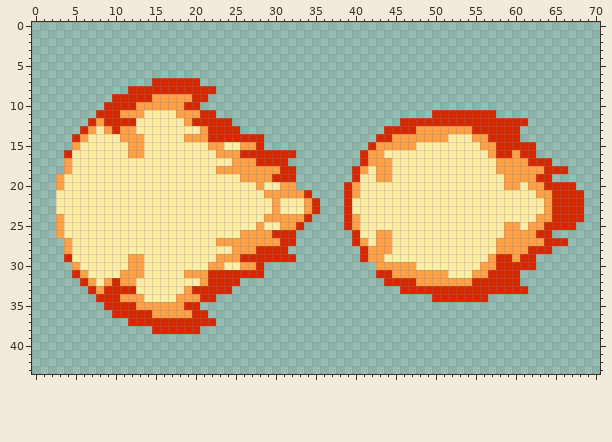
Two states of a sprite sheet, images/interactive-sprites/mario/ultimate-fireball-left.png. The picture above was drawn from the file before the commit.
The file is 71x44 pixels.
New version:
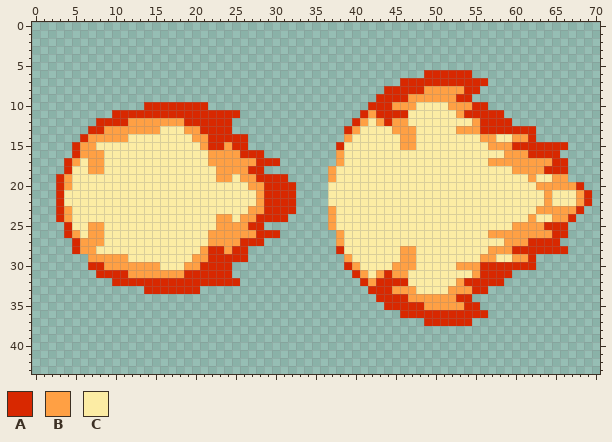
Palette (. is transparent): A #d82800  B #ffa044  C #fceca4
Change:
y 6: x 49..54 ...... -> AAAAAA
y 7: x 15..20 AAAAAA -> ......; x 46..56 ........... -> AAAAAAAAAAA
y 8: x 12..22 AAAAAAAAAAA -> ...........; x 44..55 ............ -> AAAAABBBBBAA
y 9: x 10..21 AAAAABBBBBAA -> ............; x 43..54 ............ -> AAAABBBBBBAA
y 10: x 9..18 AAAABBBBBB -> .....AAAAA; x 21 . -> A; x 42..56 ............... -> AAABBBCCCCBBBAA
y 11: x 8..9 AA -> ..; x 11..20 BBBCCCCBBB -> AAAAAAAAAA; x 23..25 ... -> AAA; x 41..53 .........AAAA -> ABAAAACCCCCCB; x 58 . -> A
y 12: x 7..8 AB -> .A; x 12..19 ACCCCCCB -> BBBBBBBA; x 40..55 ......AAAAAAAAAA -> ABCBABBCCCCCCCCB; x 60..61 AA -> ..
y 13: x 6..8 ABC -> .AA; x 10 A -> B; x 13..15 CCC -> BBB; x 19..21 CCB -> BBA; x 25 A -> .; x 39..52 .....AAAABBBBB -> ABCCCCBBBCCCCC; x 55 A -> B; x 61..62 .. -> AA
y 14: x 5..10 ABCCCC -> .ABBBB; x 12..13 BB -> CC; x 19 B -> C; x 27..28 AA -> ..; x 39..45 ....AAB -> BCCCCCC; x 48..51 BBBB -> CCCC; x 55 B -> C; x 57..62 AAAA.. -> BCCBBA
y 15: x 5..7 BCC -> ABB; x 12..13 BB -> CC; x 21..28 CBBCCBBA -> BAABAA..; x 38..45 ....ABBB -> ACCCCCCC; x 56 B -> C; x 58..59 AA -> BB; x 63..66 .... -> AAAA
y 16: x 4..8 ACCCC -> .ABBB; x 12..13 BB -> CC; x 22 C -> B; x 29..32 AAAA -> ....; x 38..43 ...ABB -> BCCCCC; x 57..59 BAA -> CCB; x 61 A -> B; x 63..65 ... -> AAA
y 17: x 4..5 BC -> AB; x 7..8 CC -> BB; x 22..24 CCC -> BBB; x 31 A -> .; x 38..44 ...ABBB -> BCCCCCC; x 57 C -> B; x 62..66 AAA.. -> BBBAA
y 18: x 4 B -> A; x 7..8 CC -> BB; x 27..32 BBBBAA -> AA....; x 37..41 ...AB -> BCCCC; x 43..44 BB -> CC; x 58..59 BB -> CC
y 19: x 3..4 BC -> AB; x 23..24 CC -> BB; x 28..29 BB -> AA; x 32 A -> .; x 37..40 ...A -> BCCC; x 43..44 BB -> CC; x 59..61 BBB -> CCC; x 63..66 AA.. -> CCBB
y 20: x 3..4 BC -> AB; x 27 C -> B; x 29..32 CCBB -> AAAA; x 37..40 ..AB -> CCCC; x 59..60 BB -> CC; x 62 B -> C; x 64..68 AAAA. -> BBBBA
y 21: x 3 C -> A; x 28..34 CBBBBBA -> BAAAA..; x 37..40 ..AB -> CCCC; x 63 B -> C; x 65..69 AAAA. -> CCCBA
y 22: x 3 C -> A; x 28..35 CCBCCCBA -> BAAAA...; x 37..39 ..A -> CCC; x 65..69 AAAA. -> CCCBA
y 23: x 3..4 CC -> AB; x 27..35 CCCBCCCBA -> BBAAAA...; x 37..39 ..A -> BCC; x 63 C -> B; x 65..67 AAA -> BBB
y 24: x 3..4 BC -> AB; x 23..24 CC -> BB; x 26..34 CCCBBBBBA -> BBAAAA...; x 37..40 ..AB -> BCCC; x 62..66 CBBAA -> BCCBB; x 68 A -> .
y 25: x 3..4 BC -> .A; x 7..8 CC -> BB; x 23..33 CCCCCBCCBBA -> BBBBAA.....; x 37..40 ..AB -> BCCC; x 59 B -> C; x 61 C -> B; x 67 A -> .
y 26: x 3..5 BCC -> .AB; x 7..8 CC -> BB; x 22..25 CCCC -> BBBB; x 28..29 BB -> AA; x 31..32 AA -> ..; x 38..40 ..A -> BCC; x 43..44 BB -> CC; x 57..58 CC -> BB; x 63..66 AA.. -> BBAA
y 27: x 4..8 BCCCC -> .ABBB; x 22 C -> B; x 26..32 BBBBBAA -> AAA....; x 38..41 ..AB -> BCCC; x 43..44 BB -> CC; x 58 B -> C; x 62..63 BB -> AA; x 66 A -> .
y 28: x 4..7 BCCC -> .ABB; x 21..31 CCCCBBBAAAA -> BAABAA.....; x 38..44 ...ABBB -> ACCCCCC; x 46..47 CC -> BB; x 57 C -> B; x 60..61 BB -> AA; x 65..66 .. -> AA
y 29: x 4..13 ACCCCCCCBB -> ...BBBBBCC; x 20..25 CCCBBB -> BBAAAA; x 27..32 AAAAAA -> ......; x 39..43 ..ABB -> BCCCC; x 46..47 CC -> BB; x 56 C -> B; x 58..59 AA -> CC; x 61 A -> B
y 30: x 5..11 BCCCCCC -> ..AABBB; x 14..15 CC -> BB; x 19..28 CCCBBCCBBA -> BBAAAA....; x 39..44 ....BB -> ABCCCC; x 53..57 CCCBB -> BBBAA
y 31: x 5..11 ABCCCCB -> ...AAAA; x 14..21 CCCCCBBB -> BBBBBAAA; x 25..28 AAAA -> ....; x 40..43 ...A -> ABCB; x 47..51 BBBBB -> CCCCC; x 56 B -> A; x 60 A -> .
y 32: x 6..9 ABCB -> ....; x 11..21 BBCCCCCCCCB -> AAAAAAAAAAA; x 41..43 ... -> ABA; x 47..52 ABBBBB -> CCCCCC; x 54 B -> A; x 59..60 AA -> ..
y 33: x 7..19 ABAAAACCCCCCB -> .......AAAAAA; x 21..24 AAAA -> ....; x 42..54 ....AAAAAAAAA -> AAABBBCCCCBBB; x 57..61 AAAAA -> .....
y 34: x 8..22 AAABBBCCCCBBBAA -> ...............; x 43..52 .......AAA -> AAAABBBBBB; x 55..56 AA -> ..
y 35: x 9..20 AAAABBBBBBAA -> ............; x 44..55 ............ -> AAAAABBBBBAA
y 36: x 10..21 AAAAABBBBBAA -> ............; x 46..56 ........... -> AAAAAAAAAAA
y 37: x 12..22 AAAAAAAAAAA -> ...........; x 49..54 ...... -> AAAAAA
y 38: x 15..20 AAAAAA -> ......
Where, in picture pixels (left, top, right, bottom), the same in both pictures:
changed: (56, 70, 592, 334)
